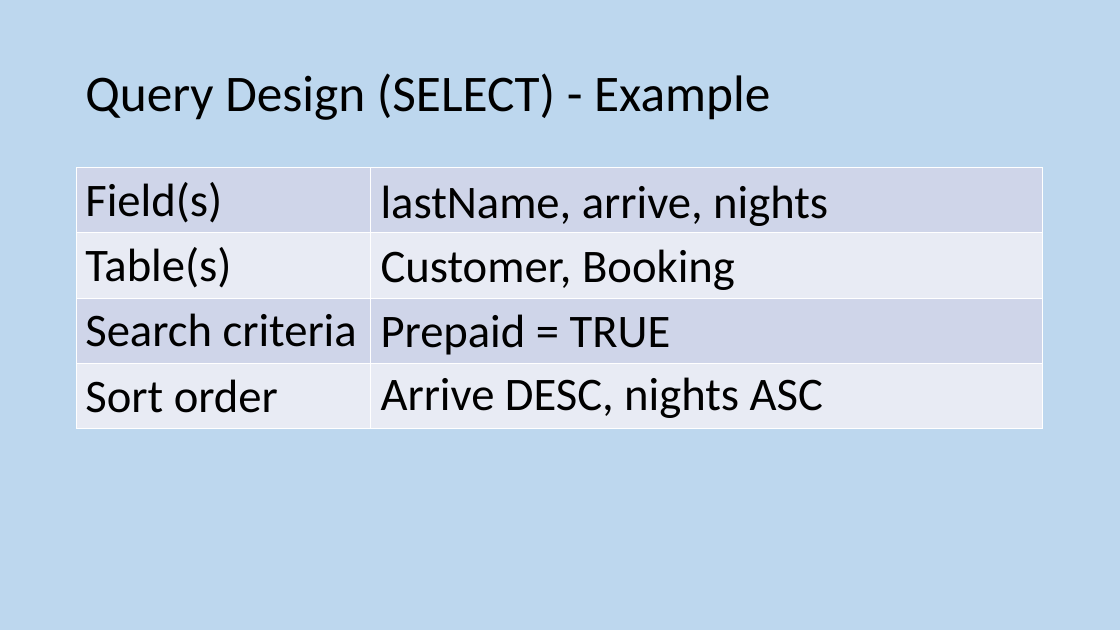
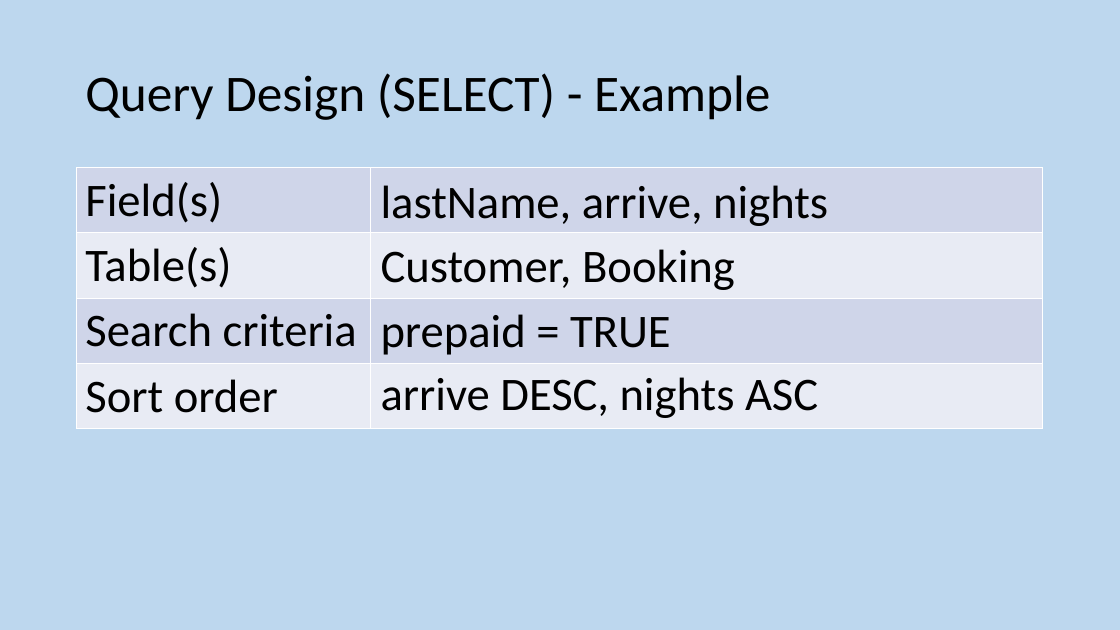
Before and after one commit to MrFriendCS/MrFriendCS.github.io, a slide deck: slide 191 of n5-cs/ddd/N5 CS DDD Slides.pptx. Drawn at 1120x630 pixels with LibreOffice and Linux fonts; fonts in the diff are those of the drawing. Boxes give left, top, right and bottom in pixels: in the first picture for what was removed or moved away, otherwise in the second. Text is boxed around its words. In the diff, an @@ line names an element or a change of style, - is before the commit and + after.

```diff
--- a/n5-cs/ddd/N5 CS DDD Slides.pptx
+++ b/n5-cs/ddd/N5 CS DDD Slides.pptx
@@ text at (381, 314, 671, 355): text changed @@
-Prepaid = TRUE
+prepaid = TRUE
@@ text at (381, 377, 818, 418): text changed @@
-Arrive DESC, nights ASC
+arrive DESC, nights ASC
```
Also in this commit, not shown: 1 other slide changed.
